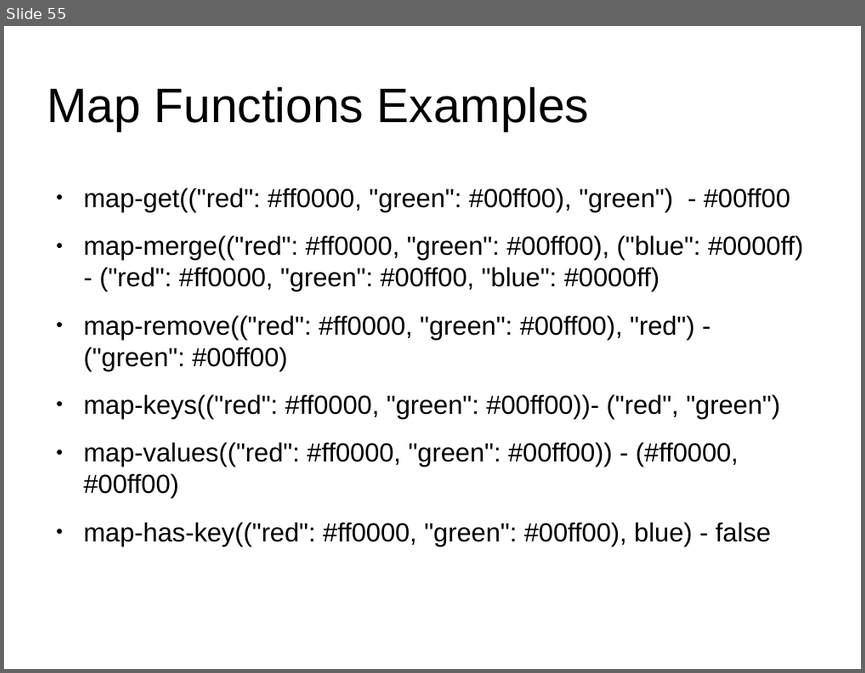
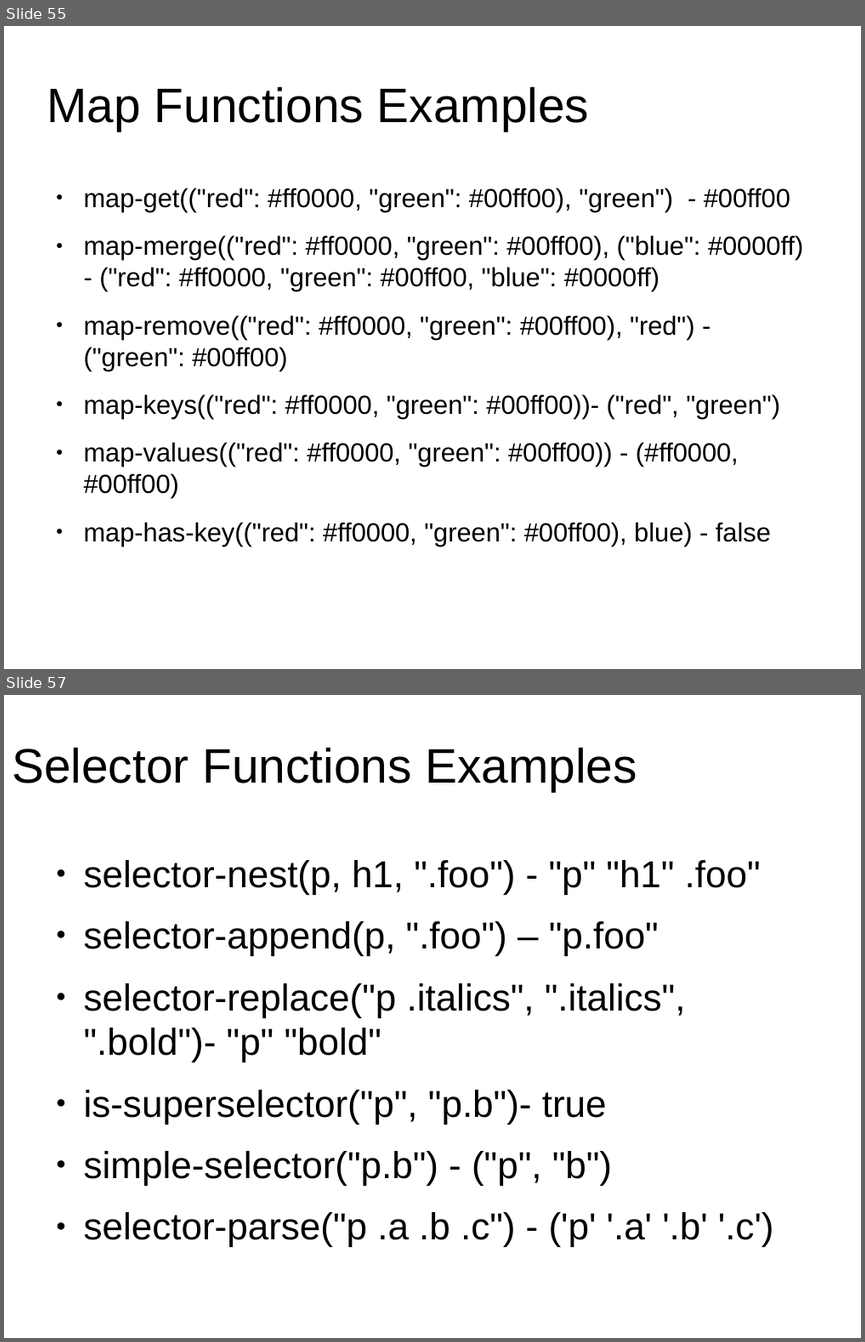
Before and after one commit to anumsh/SASS-Basics, a slide deck: SASS_basics.odp. Shown one above the other, each under a label of ours: slide 55 before the commit, slides 55 and 57 after it; the slides between them are not shown. The pictures are 865x673 and 865x1342 pixels, drawn with LibreOffice and Linux fonts; fonts in the diff are those of the drawing; background and template pictures are left out. Boxes give left, top, right and bottom in pixels: in the first picture for what was removed or moved away, otherwise in the second. Text is boxed around its words. In the diff, an @@ line names an element or a change of style, - is before the commit and + after.

Commit message:
feat: Selector Functions

```diff
--- a/SASS_basics.odp
+++ b/SASS_basics.odp
@@ slide 57 added at (4,695,861,1338), background #FFFFFF @@
@@ title added at (12,747,637,791), 44.8 pt, text #000000 @@
+Selector Functions Examples
@@ text added at (84,860,774,1247), 34.7 pt, text #000000 @@
+● selector-nest(p, h1, ".foo") - "p" "h1" .foo"
+● selector-append(p, ".foo") – "p.foo"
+● selector-replace("p .italics", ".italics", ".bold")- "p" "bold"
+● is-superselector("p", "p.b")- true
+● simple-selector("p.b") - ("p", "b")
+● selector-parse("p .a .b .c") - ('p' '.a' '.b' '.c')
```
Also in this commit, not shown: 1 other slide added.
